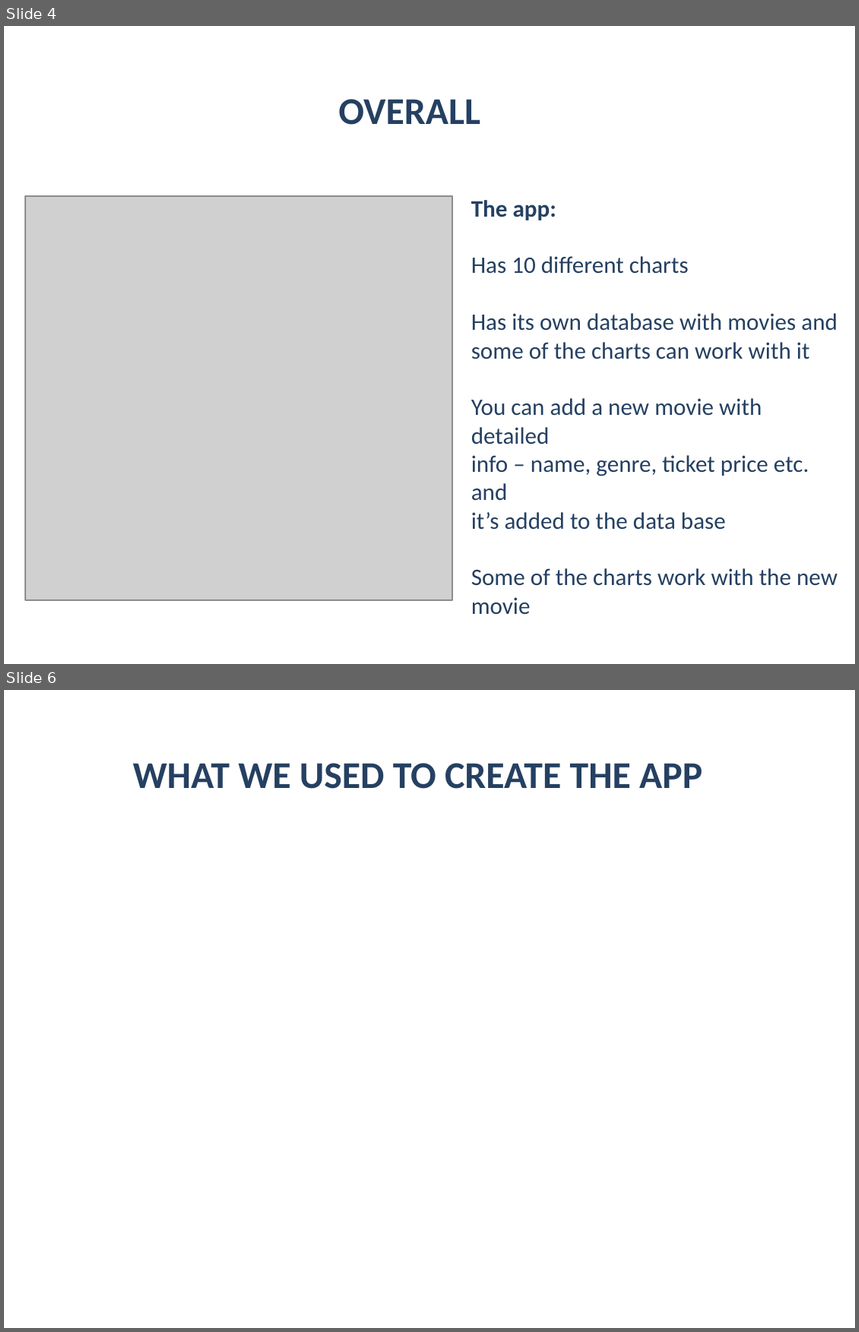
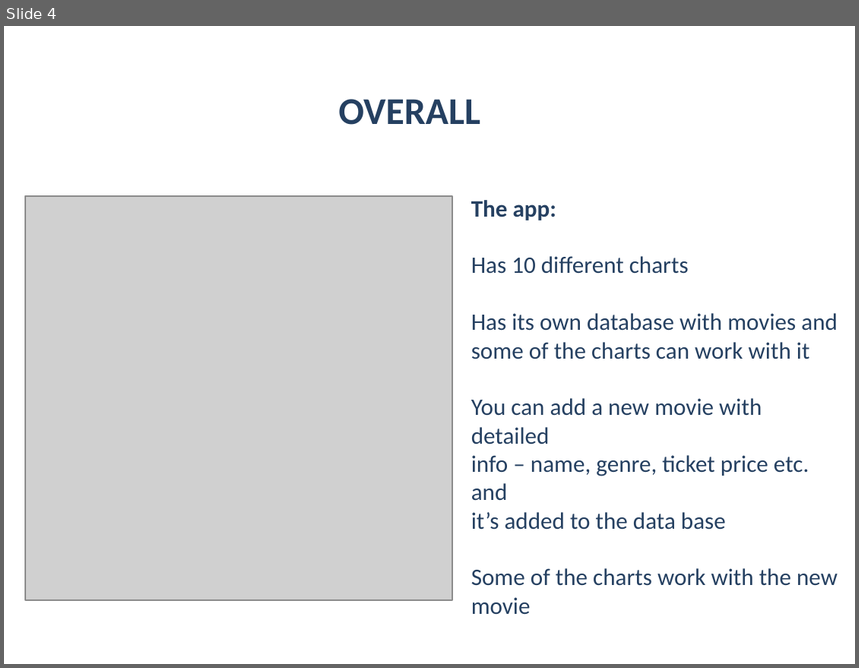
Before and after one commit to Acrelion/JS-Teamwork-Mandarine, a slide deck: Project Documentation/Presentation Mandarine.pptx. Shown one above the other, each under a label of ours: slides 4 and 6 before the commit, slide 4 after it; the slides between them are not shown. The pictures are 859x1332 and 859x668 pixels, drawn with LibreOffice and Linux fonts; fonts in the diff are those of the drawing; grey boxes stand for pictures; background and template pictures are left out. Boxes give left, top, right and bottom in pixels: in the first picture for what was removed or moved away, otherwise in the second. Text is boxed around its words. In the diff, an @@ line names an element or a change of style, - is before the commit and + after.

```diff
--- a/Project Documentation/Presentation Mandarine.pptx
+++ b/Project Documentation/Presentation Mandarine.pptx
@@ slide 6 removed at [4,690,855,1328], background picture (left out) @@
@@ text removed at [133,763,702,789] @@
-WHAT WE USED TO CREATE THE APP
```
Also in this commit, not shown: 1 slide changed, 3 slides added, 2 other slides removed.
